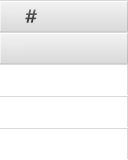
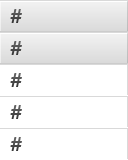
Before/after of a 128 x 160 layered artwork. What changed in the layer stack:
added layer "#" (1st of 5) above "#" over [10, 41, 22, 55]
added layer "#" (2nd of 5) above "#" over [10, 73, 22, 87]
added layer "#" (3rd of 5) above "#" over [10, 105, 22, 119]
added layer "#" (4th of 5) above "#" over [10, 137, 22, 151]
painted on "#" (5th of 5) over [10, 9, 37, 23]
